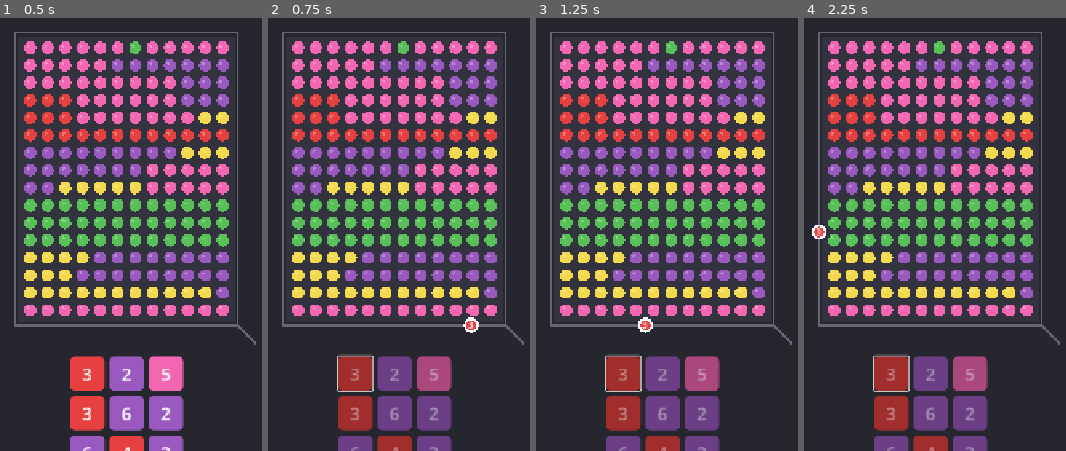
Above: before the commit, frames 1-4 (left to right).
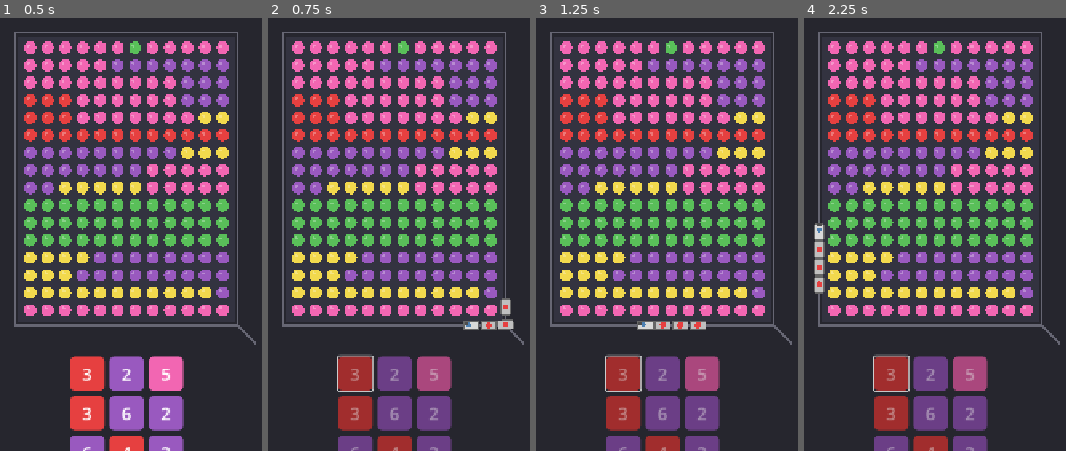
Above: after the commit, the same moments.

Repository: AeronPark/train-sort-jam
Game: Godot game, scene res://scenes/main.tscn
Two runs of this game, one before a commit and one after it. Both use one fixed random seed, a clock stepped at 60 frames per second and the inputs below.
Inputs (mouse positions are in pixels of both pictures, inside the frame that each line leads up to):
- Up to frame 1 (0.5 s): no input
- Up to frame 2 (0.75 s): click "3" at 0.5 s
- Up to frame 3 (1.25 s): no input
- Up to frame 4 (2.25 s): move the mouse to (outside the picture) at 1.27 s; click (outside the picture) at 1.42 s; move the mouse to (outside the picture) at 2.02 s; click (outside the picture) at 2.17 s

Frame 1 is identical in both runs. In frame 2, 0.6% of the frame differs, in the area x 74-94%, y 64-73%; in frame 3, 0.5%; in frame 4, 0.7%, in the area x 3-9%, y 47-64%.

Commit message:
Train visual: actual train with engine + wagons following the track
- Engine car at front (grey with cab window and smokestack)
- Wagon cars trailing behind (show collected color)
- Cars follow the curved path with proper rotation
- Number of cars based on pickup capacity

Diff:
--- a/scripts/game_manager.gd
+++ b/scripts/game_manager.gd
@@ -37,6 +37,13 @@
 var train_remaining := 0  # How many more to pick up
 var train_collected := 0
 var active_button_idx := -1
+
+# Train visual - multiple cars
+const TRAIN_CAR_LENGTH := 24
+const TRAIN_CAR_WIDTH := 14
+const TRAIN_CAR_GAP := 4
+const MAX_TRAIN_CARS := 6
+var train_car_count := 3  # Engine + wagons
 
 # Button inventory - 3x3 grid
 var buttons: Array = []  # Array of {color, count} or null
@@ -213,6 +220,7 @@
 	train_collected = 0
 	train_position = 0.0
 	train_active = true
+	train_car_count = min(btn.count + 1, MAX_TRAIN_CARS)  # Engine + wagons for capacity
 
 	_update_button_states()
 	print("Train departing: %s x%d" % [train_color, train_remaining])
@@ -459,13 +467,62 @@
 	if not train_active:
 		return
 
-	var pos = _get_train_world_pos(train_position)
-
-	# Train body
-	draw_circle(pos, 12, Color.WHITE)
-	draw_circle(pos, 8, COLOR_VALUES.get(train_color, Color.GRAY))
-
-	# Remaining count
-	var font = ThemeDB.fallback_font
-	var text = str(train_remaining)
-	draw_string(font, pos + Vector2(-5, 5), text, HORIZONTAL_ALIGNMENT_LEFT, -1, 14, Color.WHITE)
+	var perim = _get_track_perimeter()
+	var car_spacing = (TRAIN_CAR_LENGTH + TRAIN_CAR_GAP) / perim
+
+	# Draw each car from back to front
+	for i in range(train_car_count - 1, -1, -1):
+		var car_t = train_position - (i * car_spacing)
+		if car_t < 0:
+			car_t += 1.0  # Wrap around
+
+		var pos = _get_train_world_pos(car_t)
+		var next_t = car_t + 0.01
+		if next_t > 1.0:
+			next_t -= 1.0
+		var next_pos = _get_train_world_pos(next_t)
+		var direction = (next_pos - pos).normalized()
+		var angle = direction.angle()
+
+		_draw_train_car(pos, angle, i == 0)
+
+func _draw_train_car(pos: Vector2, angle: float, is_engine: bool) -> void:
+	var half_len = TRAIN_CAR_LENGTH / 2.0
+	var half_wid = TRAIN_CAR_WIDTH / 2.0
+
+	# Car body color
+	var body_color = Color(0.85, 0.85, 0.85) if is_engine else Color(0.75, 0.75, 0.75)
+	var outline_color = Color(0.4, 0.4, 0.4)
+
+	# Calculate corners
+	var dir = Vector2.from_angle(angle)
+	var perp = Vector2.from_angle(angle + PI / 2)
+
+	var corners = [
+		pos + dir * half_len + perp * half_wid,
+		pos + dir * half_len - perp * half_wid,
+		pos - dir * half_len - perp * half_wid,
+		pos - dir * half_len + perp * half_wid
+	]
+
+	# Draw car body
+	draw_colored_polygon(corners, body_color)
+
+	# Draw outline
+	for j in range(4):
+		draw_line(corners[j], corners[(j + 1) % 4], outline_color, 2.0)
+
+	# Engine details
+	if is_engine:
+		# Cab window
+		var window_color = Color(0.3, 0.5, 0.7)
+		var win_offset = dir * (half_len * 0.3)
+		draw_circle(pos + win_offset, 4, window_color)
+
+		# Smokestack
+		var stack_pos = pos + dir * (half_len * 0.7)
+		draw_rect(Rect2(stack_pos - Vector2(3, 6), Vector2(6, 6)), Color(0.3, 0.3, 0.3))
+	else:
+		# Wagon - show collected dot color
+		var wagon_color = COLOR_VALUES.get(train_color, Color.GRAY)
+		draw_circle(pos, 5, wagon_color)
